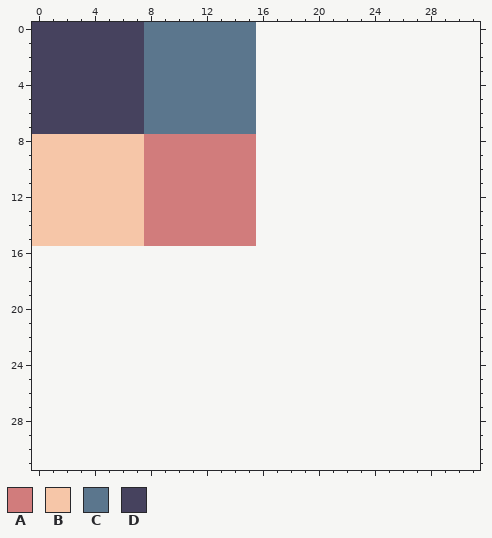
Pixel-art file, stored at addons/reptile/assets/16x16coldfire.aseprite. That is the earlier state.
16x16 pixels, 1 frame. The old version is drawn lined up with the new one, on the new canvas.
Palette (. is transparent): A #d17c7c  B #f6c6a8  C #5b768d  D #46425e
Pixels before, first column x 0:
 0 DDDDDDDDCCCCCCCC
 1 DDDDDDDDCCCCCCCC
 2 DDDDDDDDCCCCCCCC
 3 DDDDDDDDCCCCCCCC
 4 DDDDDDDDCCCCCCCC
 5 DDDDDDDDCCCCCCCC
 6 DDDDDDDDCCCCCCCC
 7 DDDDDDDDCCCCCCCC
 8 BBBBBBBBAAAAAAAA
 9 BBBBBBBBAAAAAAAA
10 BBBBBBBBAAAAAAAA
11 BBBBBBBBAAAAAAAA
12 BBBBBBBBAAAAAAAA
13 BBBBBBBBAAAAAAAA
14 BBBBBBBBAAAAAAAA
15 BBBBBBBBAAAAAAAA
The same view after the edit:
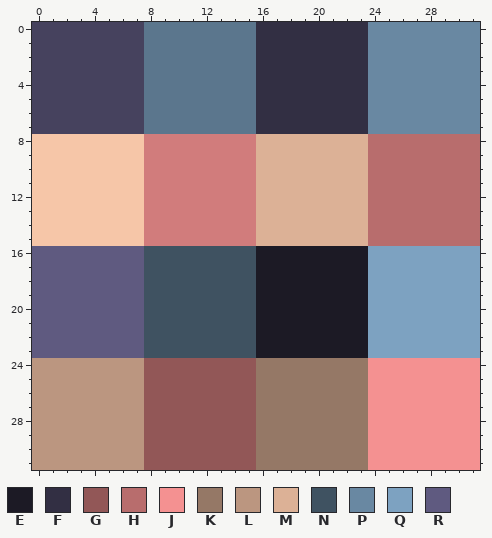
Colours new in this view: E #1c1a25  F #322f43  G #925757  H #b86d6d  J #f49191  K #957866  L #bb9680  M #dcb196  N #3f5261  P #6988a2  Q #7da2c1  R #5f5a80
Changes in this commit:
canvas 16x16 -> 32x32
Changed rows in their new state; - is an unchanged pixel.
first column x 0:
 0 ----------------FFFFFFFFPPPPPPPP
 1 ----------------FFFFFFFFPPPPPPPP
 2 ----------------FFFFFFFFPPPPPPPP
 3 ----------------FFFFFFFFPPPPPPPP
 4 ----------------FFFFFFFFPPPPPPPP
 5 ----------------FFFFFFFFPPPPPPPP
 6 ----------------FFFFFFFFPPPPPPPP
 7 ----------------FFFFFFFFPPPPPPPP
 8 ----------------MMMMMMMMHHHHHHHH
 9 ----------------MMMMMMMMHHHHHHHH
10 ----------------MMMMMMMMHHHHHHHH
11 ----------------MMMMMMMMHHHHHHHH
12 ----------------MMMMMMMMHHHHHHHH
13 ----------------MMMMMMMMHHHHHHHH
14 ----------------MMMMMMMMHHHHHHHH
15 ----------------MMMMMMMMHHHHHHHH
16 RRRRRRRRNNNNNNNNEEEEEEEEQQQQQQQQ
17 RRRRRRRRNNNNNNNNEEEEEEEEQQQQQQQQ
18 RRRRRRRRNNNNNNNNEEEEEEEEQQQQQQQQ
19 RRRRRRRRNNNNNNNNEEEEEEEEQQQQQQQQ
20 RRRRRRRRNNNNNNNNEEEEEEEEQQQQQQQQ
21 RRRRRRRRNNNNNNNNEEEEEEEEQQQQQQQQ
22 RRRRRRRRNNNNNNNNEEEEEEEEQQQQQQQQ
23 RRRRRRRRNNNNNNNNEEEEEEEEQQQQQQQQ
24 LLLLLLLLGGGGGGGGKKKKKKKKJJJJJJJJ
25 LLLLLLLLGGGGGGGGKKKKKKKKJJJJJJJJ
26 LLLLLLLLGGGGGGGGKKKKKKKKJJJJJJJJ
27 LLLLLLLLGGGGGGGGKKKKKKKKJJJJJJJJ
28 LLLLLLLLGGGGGGGGKKKKKKKKJJJJJJJJ
29 LLLLLLLLGGGGGGGGKKKKKKKKJJJJJJJJ
30 LLLLLLLLGGGGGGGGKKKKKKKKJJJJJJJJ
31 LLLLLLLLGGGGGGGGKKKKKKKKJJJJJJJJ
Pixel boxes of the changes (left, top, right, bottom) in both pictures:
added: (32, 22, 480, 470)
